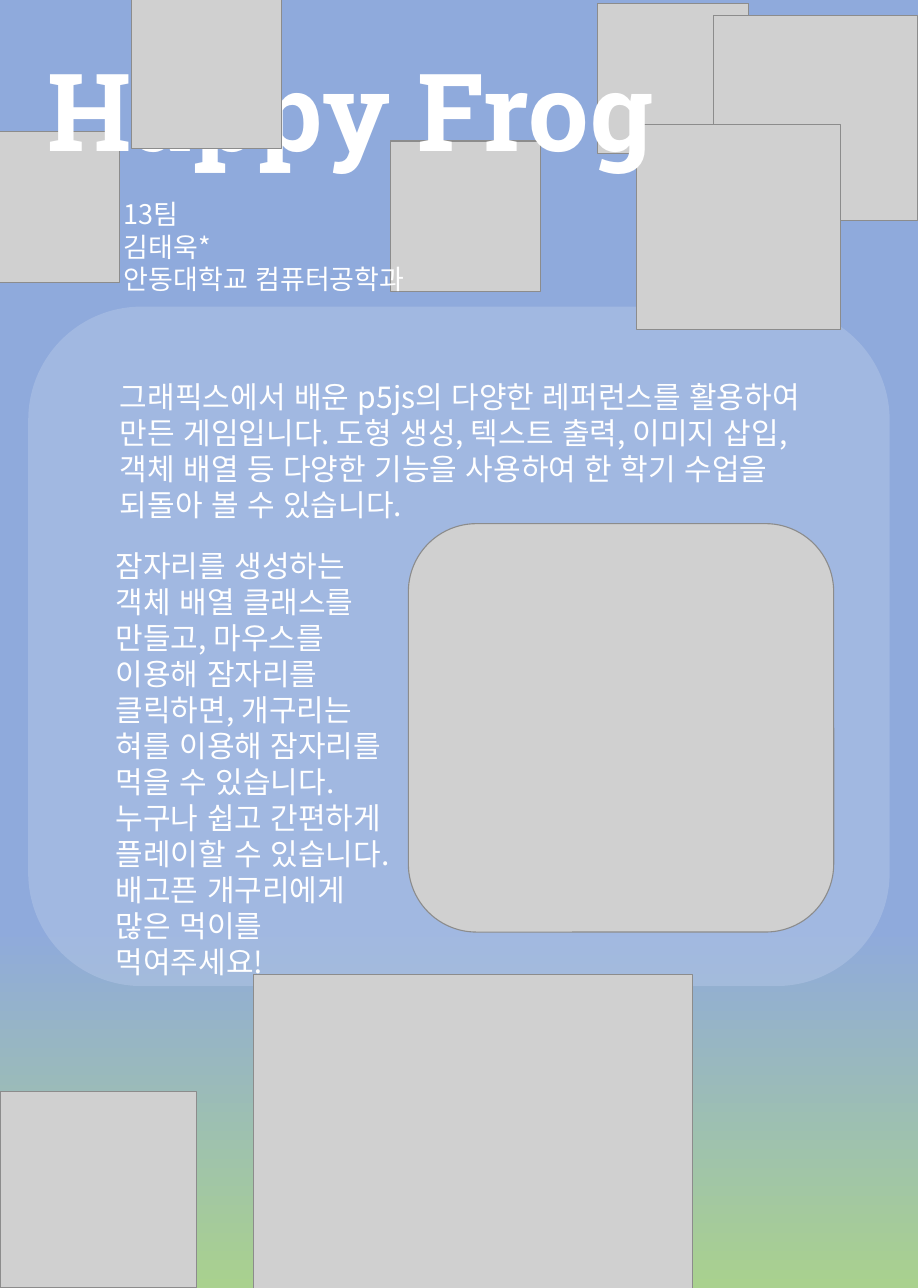
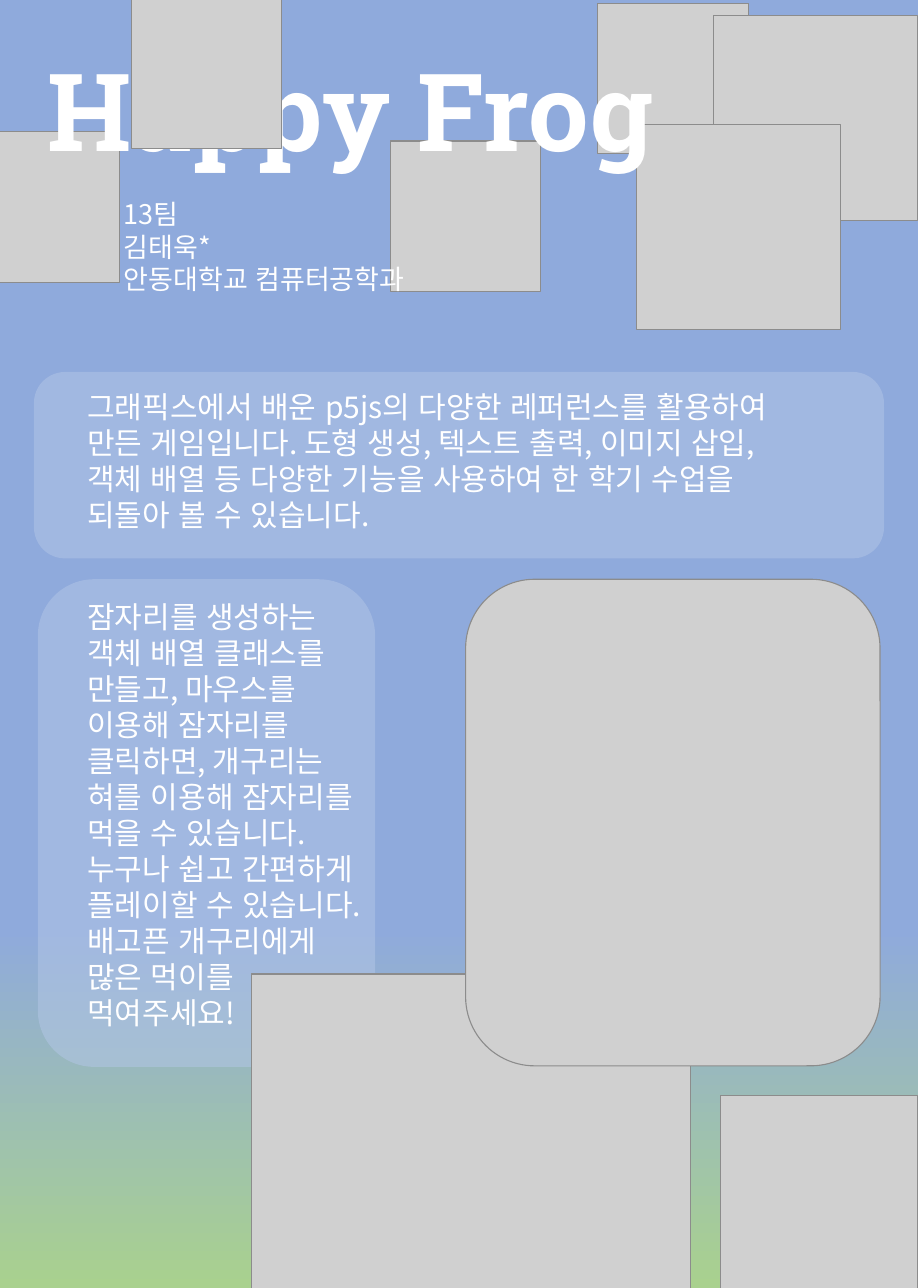
Before and after one commit to Gurigae/HappyFrog, a slide deck: slide 1 of 13팀리플렛.pptx. Drawn at 918x1288 pixels with LibreOffice and Linux fonts; fonts in the diff are those of the drawing; grey boxes stand for pictures. Boxes give left, top, right and bottom in pixels: in the first picture for what was removed or moved away, otherwise in the second. Text is boxed around its words. In the diff, an @@ line names an element or a change of style, - is before the commit and + after.

```diff
--- a/13팀리플렛.pptx
+++ b/13팀리플렛.pptx
@@ rounded rectangle: place and size @@
-rounded rectangle at (28, 307, 890, 986)
+rounded rectangle at (33, 373, 883, 559)
@@ text "그래픽스에서 배운 p5js의 다양한 레퍼런스를 ...": place and size @@
-text "그래픽스에서 배운 p5js의 다양한 레퍼런스를 ..." at (120, 383, 799, 518)
+text "그래픽스에서 배운 p5js의 다양한 레퍼런스를 ..." at (87, 393, 767, 528)
@@ rounded rectangle added at (38, 579, 375, 1067), fill #B4C7E7 at 50% opacity @@
@@ text "잠자리를 생성하는 객체 배열 클래스를 ..." rewrapped from (116, 552, 390, 981) to (87, 603, 361, 1026) @@
@@ picture: place and size @@
-picture at (408, 524, 834, 932)
+picture at (465, 579, 880, 1066)
@@ picture: place and size @@
-picture at (0, 1092, 197, 1288)
+picture at (721, 1095, 918, 1288)
```
